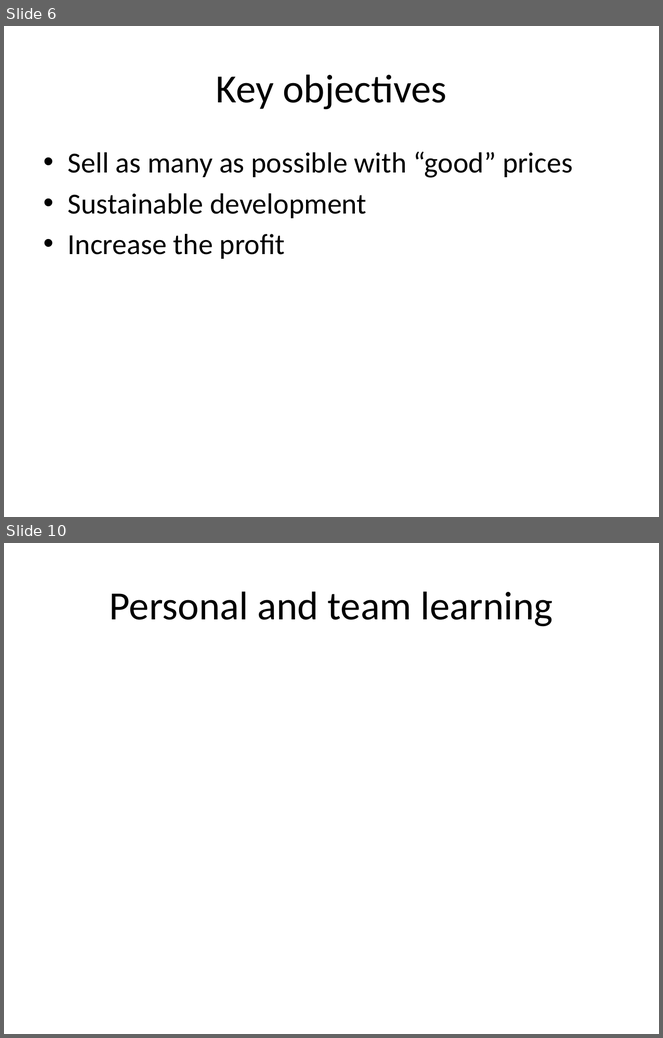
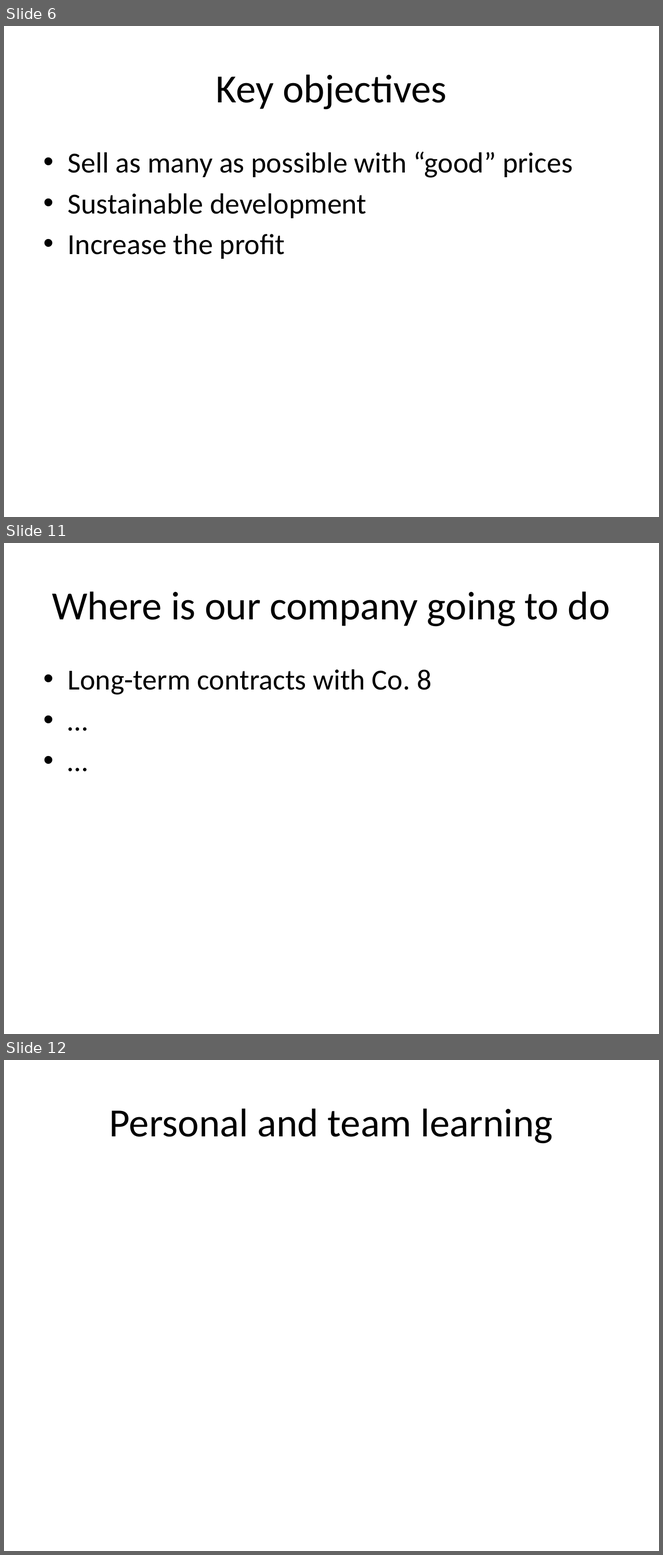
Before and after one commit to dj-death/modtech-bussim-2013, a slide deck: Documents/Final_Presentation.pptx. Shown one above the other, each under a label of ours: slides 6 and 10 before the commit, slides 6, 11 and 12 after it; the slides between them are not shown. The pictures are 663x1038 and 663x1555 pixels, drawn with LibreOffice and Linux fonts; fonts in the diff are those of the drawing. Boxes give left, top, right and bottom in pixels: in the first picture for what was removed or moved away, otherwise in the second. Text is boxed around its words. In the diff, an @@ line names an element or a change of style, - is before the commit and + after.

```diff
--- a/Documents/Final_Presentation.pptx
+++ b/Documents/Final_Presentation.pptx
@@ slide 11 added at (4,543,659,1034), background #FFFFFF @@
@@ title added at (52,591,610,627), 44 pt, text #000000 @@
+Where is our company going to do
@@ text added at (68,669,431,695), 32 pt, text #000000 @@
+• Long-term contracts with Co. 8
+• …
+• …
@@ what was slide 10 is now slide 12 @@
```
Also in this commit, not shown: 1 other slide added.
